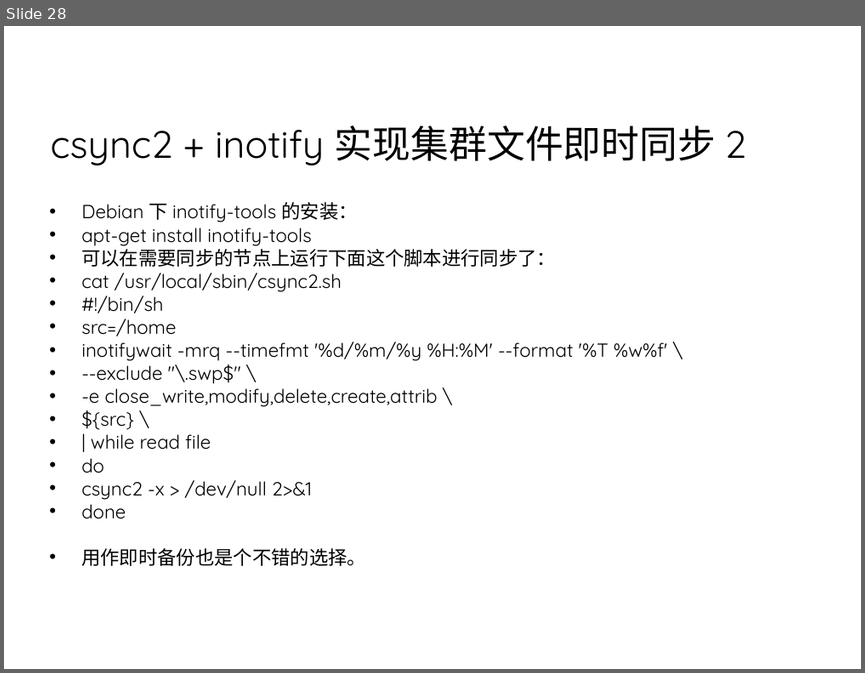
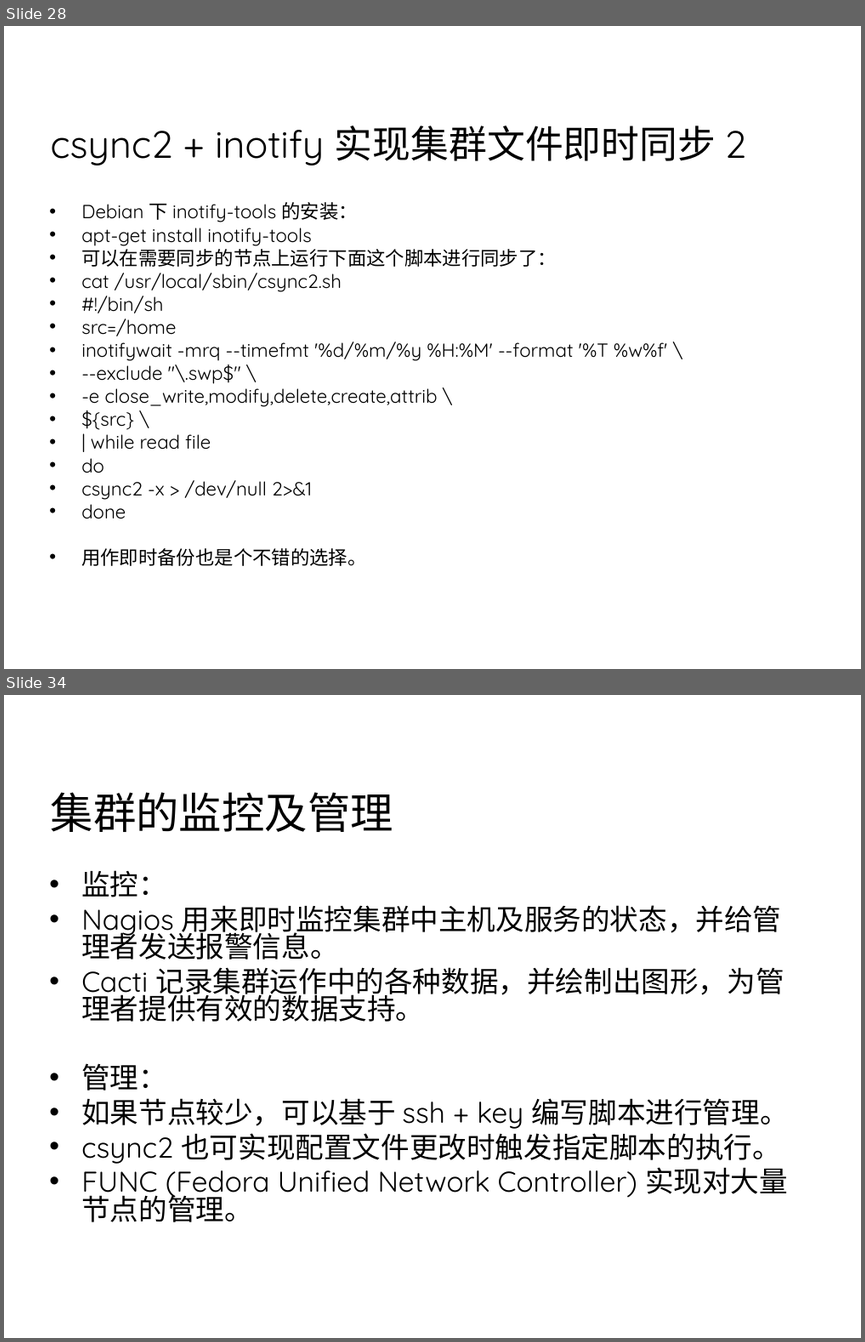
Before and after one commit to 7KjN3mHq/bluedata, a slide deck: system/01总览/架构/网站集群架构.ppt. Shown one above the other, each under a label of ours: slide 28 before the commit, slides 28 and 34 after it; the slides between them are not shown. The pictures are 865x673 and 865x1342 pixels, drawn with LibreOffice and Linux fonts; fonts in the diff are those of the drawing; background and template pictures are left out. Boxes give left, top, right and bottom in pixels: in the first picture for what was removed or moved away, otherwise in the second. Text is boxed around its words. In the diff, an @@ line names an element or a change of style, - is before the commit and + after.

```diff
--- a/system/01总览/架构/网站集群架构.ppt
+++ b/system/01总览/架构/网站集群架构.ppt
@@ slide 34 added at [4, 695, 861, 1338], background picture (left out) @@
@@ title added at [51, 792, 393, 832], 36 pt, text #000000 @@
+集群的监控及管理
@@ text added at [81, 870, 788, 1222], 24 pt, text #000000 @@
+• 监控：
+• Nagios 用来即时监控集群中主机及服务的状态，并给管理者发送报警信息。
+• Cacti 记录集群运作中的各种数据，并绘制出图形，为管理者提供有效的数据支持。
+• 管理：
+• 如果节点较少，可以基于 ssh + key 编写脚本进行管理。
+• csync2 也可实现配置文件更改时触发指定脚本的执行。
+• FUNC (Fedora Unified Network Controller) 实现对大量节点的管理。
```
Also in this commit, not shown: 4 slides changed, 5 other slides added, 5 other files.
